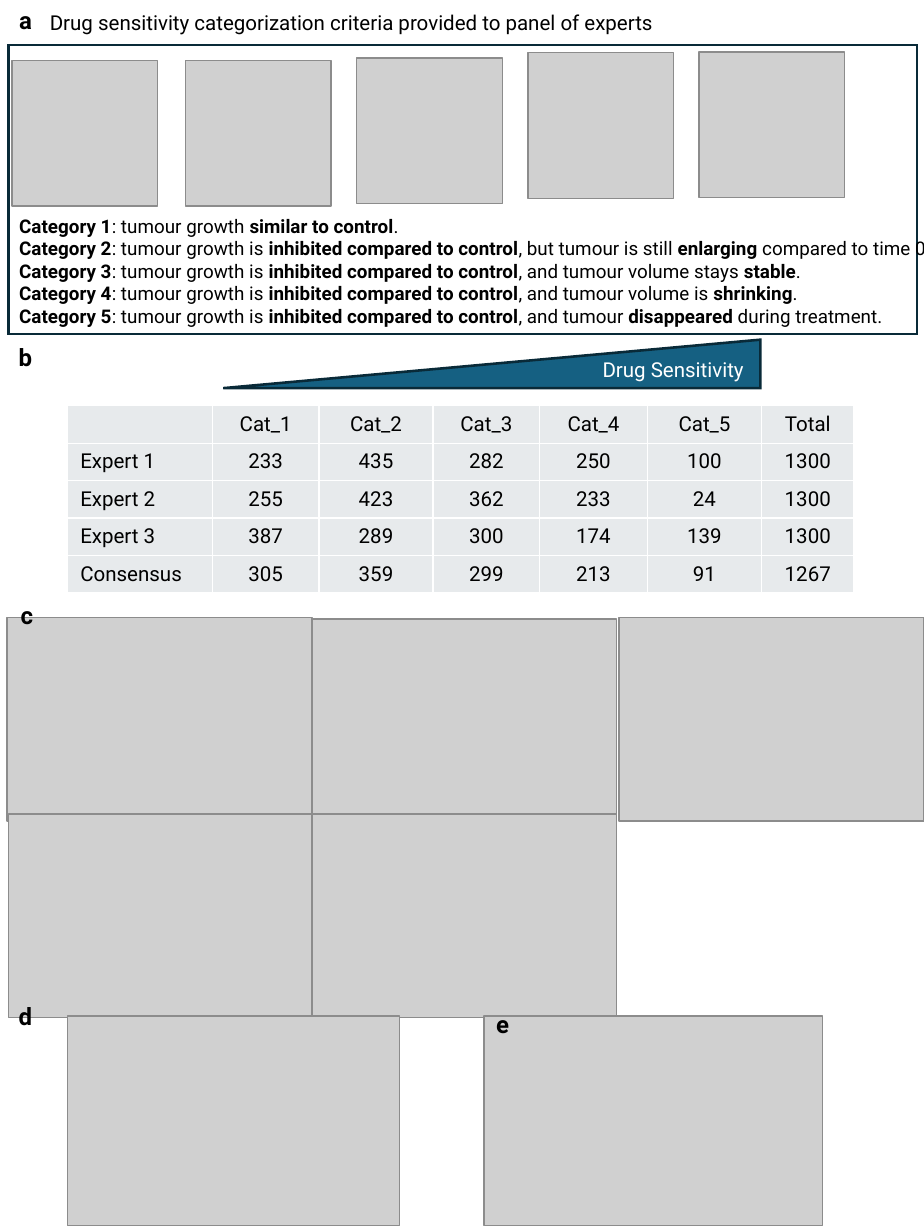
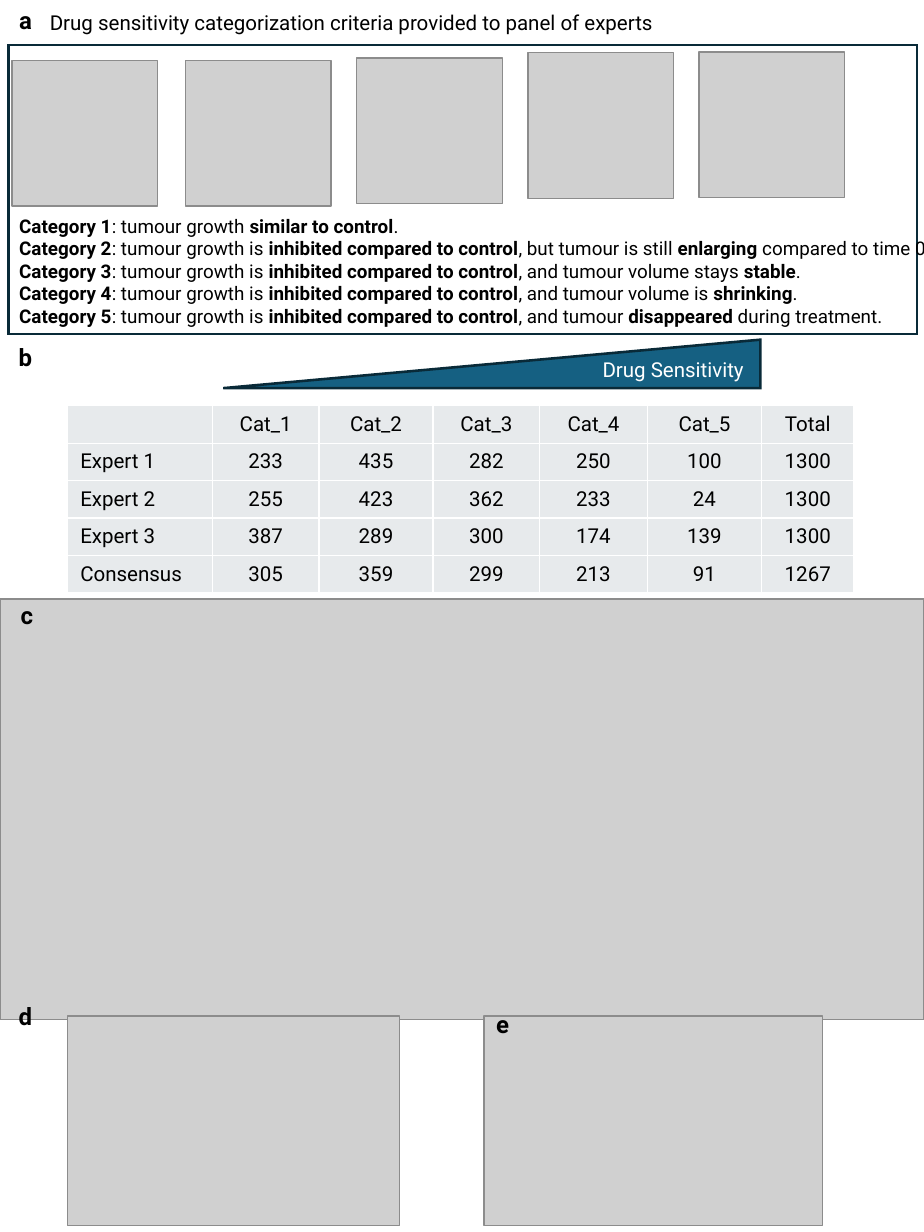
Before and after one commit to guanqiaofeng/XevaDB_case_study, a slide deck: slide 3 of figures_tables/Supplemental_Figures/Supp_Figures.pptx. Drawn at 924x1232 pixels with LibreOffice and Linux fonts; fonts in the diff are those of the drawing; grey boxes stand for pictures. Boxes give left, top, right and bottom in pixels: in the first picture for what was removed or moved away, otherwise in the second. Text is boxed around its words. In the diff, an @@ line names an element or a change of style, - is before the commit and + after.

```diff
--- a/figures_tables/Supplemental_Figures/Supp_Figures.pptx
+++ b/figures_tables/Supplemental_Figures/Supp_Figures.pptx
@@ picture added at [0,599,924,1020] @@
@@ picture removed at [7,617,313,821] @@
@@ picture removed at [312,618,617,822] @@
@@ picture removed at [618,617,924,821] @@
@@ picture removed at [9,814,314,1018] @@
@@ picture removed at [312,814,617,1018] @@
```
Also in this commit, not shown: 1 other file.
